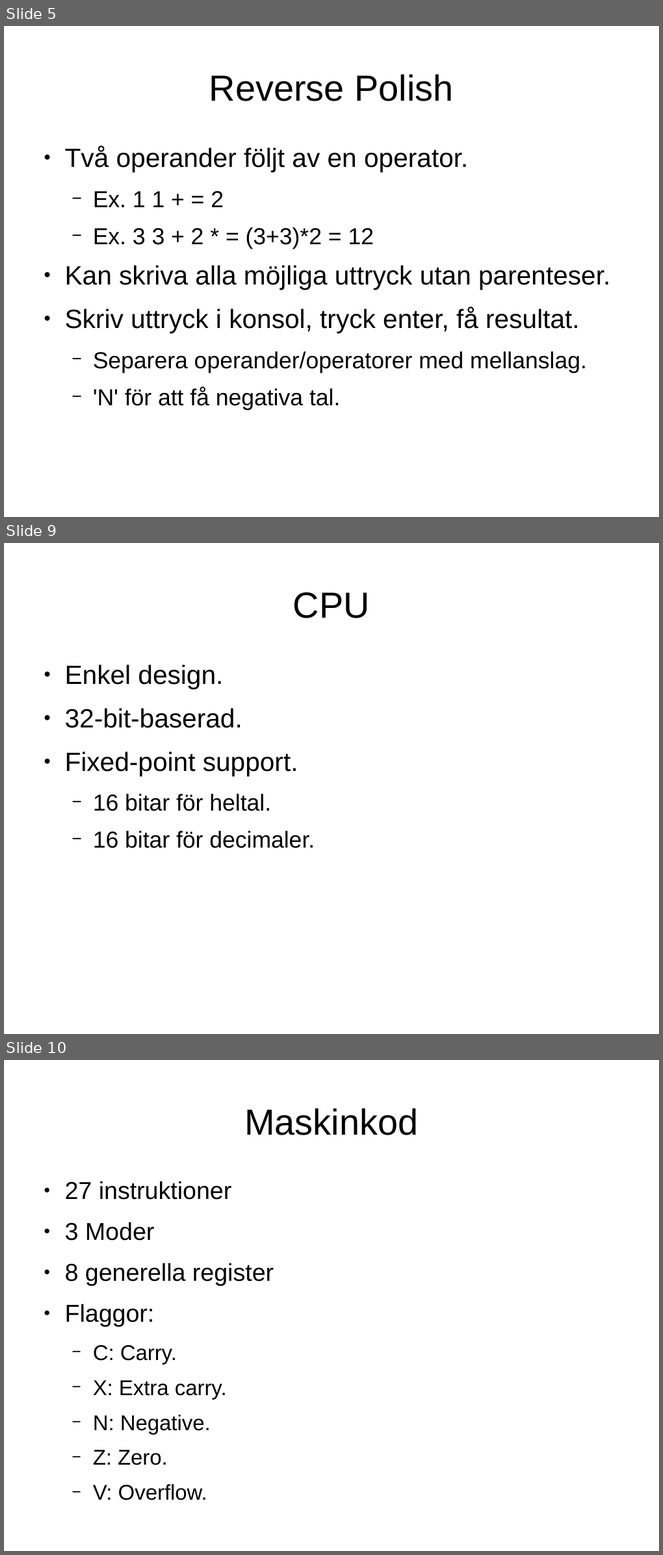
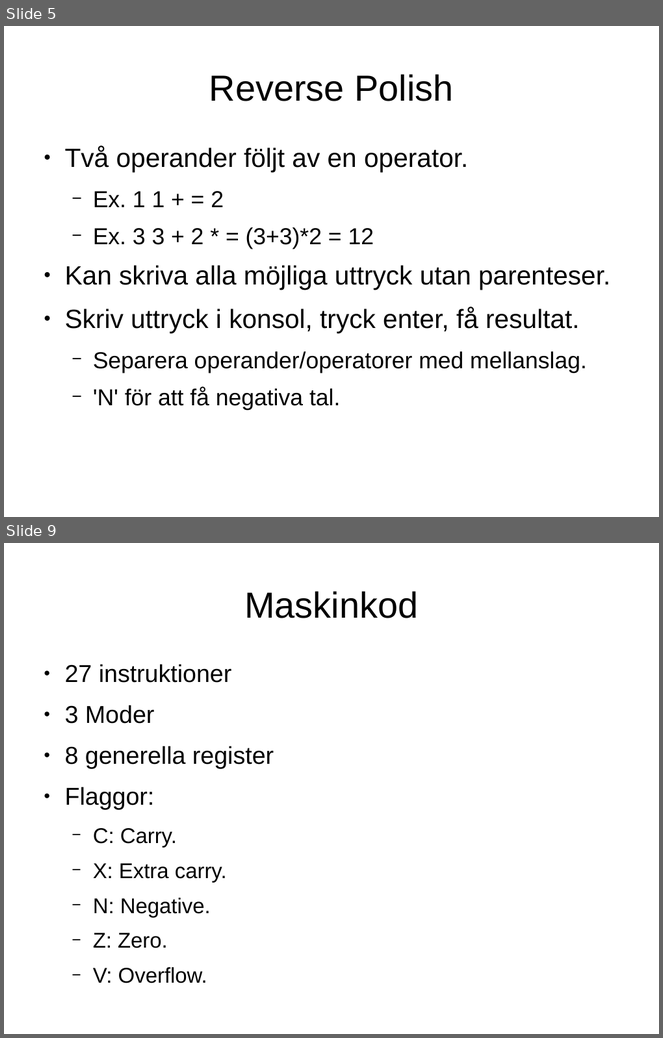
Before and after one commit to Jethro95/TSEA83_Graphing_Calculator, a slide deck: presentation/pp.odp. Shown one above the other, each under a label of ours: slides 5, 9 and 10 before the commit, slides 5 and 9 after it; the slides between them are not shown. The pictures are 663x1555 and 663x1038 pixels, drawn with LibreOffice and Linux fonts; fonts in the diff are those of the drawing. Boxes give left, top, right and bottom in pixels: in the first picture for what was removed or moved away, otherwise in the second. Text is boxed around its words. In the diff, an @@ line names an element or a change of style, - is before the commit and + after.

```diff
--- a/presentation/pp.odp
+++ b/presentation/pp.odp
@@ slide 9 removed at box(4, 543, 659, 1034), background #FFFFFF @@
@@ title removed at box(293, 592, 370, 618) @@
-CPU
@@ text removed at box(65, 665, 315, 849) @@
-● Enkel design.
-● 32-bit-baserad.
-● Fixed-point support.
-  − 16 bitar för heltal.
-  − 16 bitar för decimaler.
@@ what was slide 10 is now slide 9 @@
```
Also in this commit, not shown: 4 slides changed, 2 slides added, 3 other slides removed, 7 other files.
